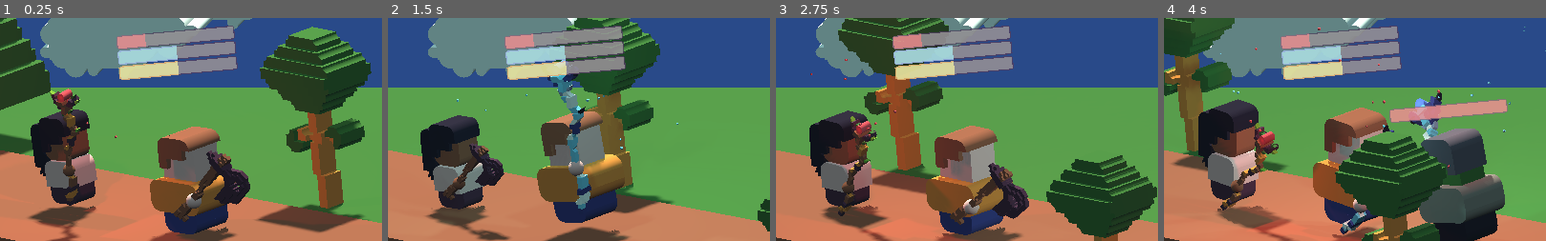
Above: before the commit, frames 1-4 (left to right).
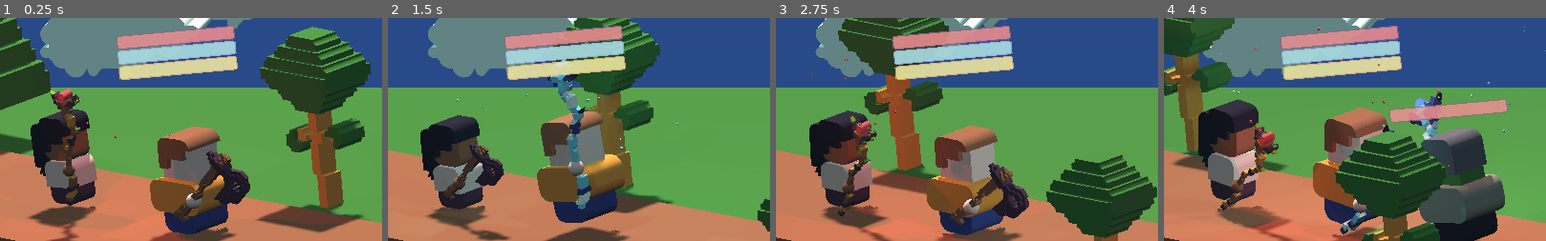
Above: after the commit, the same moments.

Repository: matt-cles/item-assistant
Game: Godot game, scene res://scenes/Main.tscn
The game is run twice, just before and just after one commit, with the same random seed, the same clock (stepped at 60 frames per second) and the same inputs.
Inputs:
- Up to frame 1 (0.25 s): no input
- Up to frame 2 (1.5 s): tap Enter (ui_accept) at 0.5, 0.77 s; hold Right (ui_right) 0.53-1.28 s; hold Left (ui_left) from 1.28 s (still down)
- Up to frame 3 (2.75 s): tap Enter (ui_accept) at 1.52 s; release Left (ui_left) at 2.03 s; hold Right (ui_right) from 2.03 s (still down)
- Up to frame 4 (4 s): tap Enter (ui_accept) at 3.02, 3.77 s; release Right (ui_right) at 3.53 s; hold Left (ui_left) from 3.53 s (still down)
The pictures show only the part of the screen within x 9-59%, y 36-86%; the shares and areas given below are measured in that part.

The runs differ from the first frame. In frame 1, 3.4% of the frame differs, in the area x 38-63%, y 3-26%; in frame 2, 3.4%; in frame 3, 3.4%; in frame 4, 3.4%.

Commit message:
start hero at max status

Diff:
--- a/scripts/Hero.gd
+++ b/scripts/Hero.gd
@@ -20,9 +20,11 @@
 	_connected = events.connect('damage_hero', self, 'take_damage')
 	$AnimationPlayer.play("walk")
 	$StatusBars/HealthBarSprite/Viewport/HealthBar.max_value = max_health
-	modify_health(max_health/4)
-	modify_mana(max_mana/2)
-	modify_stamina(max_stamina/2)
+	$StatusBars/ManaBarSprite/Viewport/ManaBar.max_value = max_mana
+	$StatusBars/StaminaBarSprite/Viewport/StaminaBar.max_value = max_stamina
+	modify_health(max_health)
+	modify_mana(max_mana)
+	modify_stamina(max_stamina)
 
 func _process(delta):
 	if dead:
